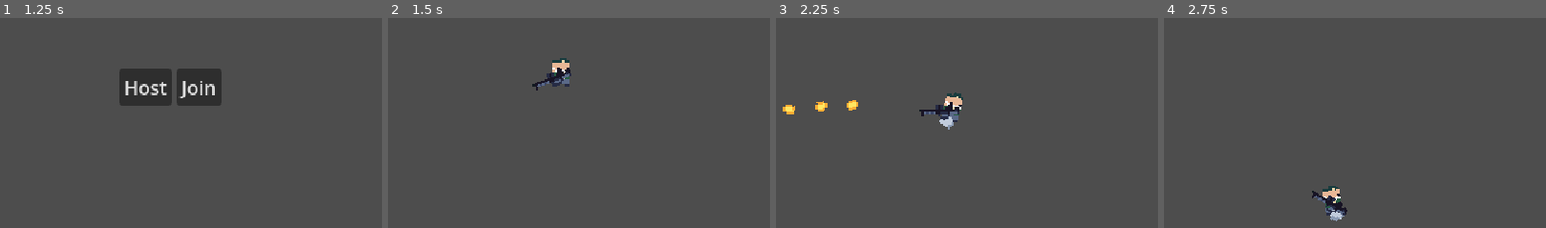
Above: before the commit, frames 1-4 (left to right).
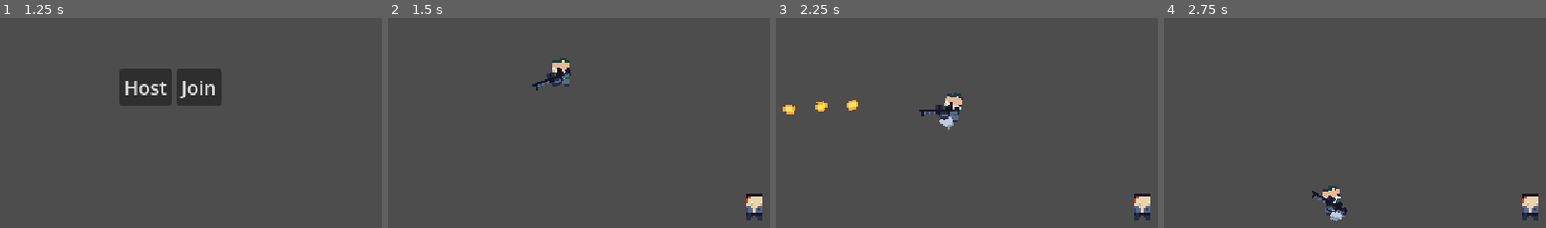
Above: after the commit, the same moments.

Repository: noahpete/zombies
Game: Godot game, scene res://scenes/ui/main_menu/main_menu.tscn
Two runs of this game, one before a commit and one after it. Both use one fixed random seed, a clock stepped at 60 frames per second and the inputs below.
Inputs (mouse positions are % of the whole screen's width and height, from its top left):
- Up to frame 1 (1.25 s): tap Enter at 0.5 s; move the mouse to (72, 46) at 0.52 s; press the mouse at (72, 46) at 0.53 s; hold D (right) from 0.53 s (still down)
- Up to frame 2 (1.5 s): release D (right) at 1.25 s; release the mouse at (72, 46) at 1.25 s; click "Host" at 1.25 s
- Up to frame 3 (2.25 s): tap Space at 2 s; move the mouse to (30, 56) at 2.02 s; hold S (down) from 2.03 s (still down); click (30, 56) at 2.1 s
- Up to frame 4 (2.75 s): keep holding S (down)
The pictures show only the part of the screen within x 28-78%, y 35-85%; the shares and areas given below are measured in that part.

Frame 1 is identical in both runs. In frame 2, 0.5% of the frame differs, in the area x 93-98%, y 83-97%; in frame 3, 0.5%; in frame 4, 0.5%.

Commit message:
Add walker, logging adjustment

Diff:
--- a/project.godot
+++ b/project.godot
@@ -55,6 +55,10 @@
 ]
 }
 
+[layer_names]
+
+2d_physics/layer_9="Bullet"
+
 [physics]
 
 3d/physics_engine="Jolt Physics"
--- a/scenes/entities/bullet/bullet.gd
+++ b/scenes/entities/bullet/bullet.gd
@@ -25,11 +25,10 @@
 	global_position += _direction * SPEED * delta
 
 
-func _on_life_timer_timeout() -> void:
-	_despawn()
-
-
-func _despawn() -> void:
+func despawn() -> void:
 	if not is_multiplayer_authority():
 		return
 	queue_free()
+
+func _on_life_timer_timeout() -> void:
+	despawn()
--- a/scenes/entities/bullet/bullet.tscn
+++ b/scenes/entities/bullet/bullet.tscn
@@ -14,6 +14,9 @@
 properties/2/spawn = true
 properties/2/replication_mode = 0
 
+[sub_resource type="CircleShape2D" id="CircleShape2D_wcut5"]
+radius = 4.0
+
 [node name="Bullet" type="Node2D" unique_id=1473477734]
 script = ExtResource("1_rbbaa")
 
@@ -25,5 +28,12 @@
 one_shot = true
 autostart = true
 
+[node name="Area2D" type="Area2D" parent="." unique_id=1667273499]
+collision_layer = 256
+collision_mask = 0
+
+[node name="CollisionShape2D" type="CollisionShape2D" parent="Area2D" unique_id=1401469841]
+shape = SubResource("CircleShape2D_wcut5")
+
 [node name="Sprite2D" type="Sprite2D" parent="." unique_id=945683645]
 texture = ExtResource("1_81e36")
--- /dev/null
+++ b/scenes/entities/walker/walker.gd
@@ -0,0 +1,19 @@
+class_name Walker
+extends CharacterBody2D
+
+@onready var area_2d: Area2D = $Area2D
+
+
+func _ready() -> void:
+	area_2d.area_entered.connect(_on_area_entered)
+
+
+func _on_area_entered(other_area: Area2D) -> void:
+	if other_area.owner is Bullet:
+		_resolve_bullet_hit(other_area.owner)
+
+
+func _resolve_bullet_hit(bullet: Bullet) -> void:
+	if not is_multiplayer_authority():
+		return
+	bullet.despawn()
--- a/scenes/entities/walker/walker.tscn
+++ b/scenes/entities/walker/walker.tscn
@@ -1,11 +1,24 @@
 [gd_scene format=3 uid="uid://cikajgwqagnfl"]
 
+[ext_resource type="Script" uid="uid://daqlgn80kub4n" path="res://scenes/entities/walker/walker.gd" id="1_kn7m8"]
 [ext_resource type="Texture2D" uid="uid://c26wkuquuoenj" path="res://assets/walker0.png" id="1_ltol3"]
+
+[sub_resource type="RectangleShape2D" id="RectangleShape2D_wcut5"]
+size = Vector2(7, 11)
 
 [sub_resource type="CircleShape2D" id="CircleShape2D_wcut5"]
 radius = 2.0
 
 [node name="Walker" type="CharacterBody2D" unique_id=1047330246]
+script = ExtResource("1_kn7m8")
+
+[node name="Area2D" type="Area2D" parent="." unique_id=1598652572]
+collision_layer = 0
+collision_mask = 256
+
+[node name="CollisionShape2D" type="CollisionShape2D" parent="Area2D" unique_id=2135628196]
+position = Vector2(0.5, -5.5)
+shape = SubResource("RectangleShape2D_wcut5")
 
 [node name="Sprite2D" type="Sprite2D" parent="." unique_id=211135651]
 texture = ExtResource("1_ltol3")
--- a/scenes/main/main.gd
+++ b/scenes/main/main.gd
@@ -6,7 +6,7 @@
 
 func _ready() -> void:
 	multiplayer_spawner.spawn_function = func(data: Dictionary) -> Node:
-		Util.print_with_id("Instantiating Player with id=%s via multiplayer_spawner.spawn_function" % Util.format_peer_id(data.peer_id), multiplayer)
+		Log.info("Instantiating Player with id=%s via multiplayer_spawner.spawn_function" % Log.format_peer_id(data.peer_id), multiplayer)
 		return Player.create(data.peer_id)
 	peer_ready.rpc_id(Constants.HOST_ID)
 
@@ -14,5 +14,5 @@
 @rpc("any_peer", "call_local")
 func peer_ready() -> void:
 	var sender_id: int = multiplayer.get_remote_sender_id()
-	Util.print_with_id("Invoking multiplayer_spawner.spawn from sender with id=%s" % Util.format_peer_id(sender_id), multiplayer)
+	Log.info("Invoking multiplayer_spawner.spawn from sender with id=%s" % Log.format_peer_id(sender_id), multiplayer)
 	multiplayer_spawner.spawn({ "peer_id": sender_id })
--- a/scenes/main/main.tscn
+++ b/scenes/main/main.tscn
@@ -1,6 +1,7 @@
 [gd_scene format=3 uid="uid://dmmubmixwr8u"]
 
 [ext_resource type="Script" uid="uid://b4d71vs70tny8" path="res://scenes/main/main.gd" id="1_iuonh"]
+[ext_resource type="PackedScene" uid="uid://cikajgwqagnfl" path="res://scenes/entities/walker/walker.tscn" id="2_iuonh"]
 
 [node name="Main" type="Node" unique_id=1753433228]
 script = ExtResource("1_iuonh")
@@ -11,3 +12,6 @@
 
 [node name="Camera2D" type="Camera2D" parent="." unique_id=526234008]
 zoom = Vector2(2, 2)
+
+[node name="Walker" parent="." unique_id=1047330246 instance=ExtResource("2_iuonh")]
+position = Vector2(81, 56)
--- a/scenes/ui/main_menu/main_menu.gd
+++ b/scenes/ui/main_menu/main_menu.gd
@@ -25,5 +25,5 @@
 
 
 func _on_connected_to_server() -> void:
-	Util.print_with_id("_on_connected_to_server, changing to main.tscn", multiplayer)
+	Log.info("_on_connected_to_server, changing to main.tscn", multiplayer)
 	get_tree().change_scene_to_packed(Constants.MAIN_SCENE)
--- /dev/null
+++ b/scripts/log.gd
@@ -0,0 +1,42 @@
+class_name Log
+
+enum LogLevel { ERROR, WARN, INFO, DEBUG }
+
+static var enabled: bool = true
+static var log_level: LogLevel = LogLevel.DEBUG
+
+
+static func error(msg: String, multiplayer_api: MultiplayerAPI) -> void:
+	if enabled and log_level >= LogLevel.ERROR:
+		print_rich("[color=red][ERROR] %s: %s[/color]" % \
+			[format_peer_id(multiplayer_api.get_unique_id()), get_timestamp(), msg])
+
+
+static func warn(msg: String, multiplayer_api: MultiplayerAPI) -> void:
+	if enabled and log_level >= LogLevel.WARN:
+		print_rich("[color=yellow][WARN] %s: %s[/color]" % \
+			[format_peer_id(multiplayer_api.get_unique_id()), get_timestamp(), msg])
+
+
+static func info(msg: String, multiplayer_api: MultiplayerAPI) -> void:
+	if enabled and log_level >= LogLevel.INFO:
+		print_rich("[color=white][%s][INFO] %s: %s[/color]" % \
+			[format_peer_id(multiplayer_api.get_unique_id()), get_timestamp(), msg])
+
+
+static func debug(msg: String, multiplayer_api: MultiplayerAPI) -> void:
+	if enabled and log_level >= LogLevel.DEBUG:
+		print_rich("[color=gray][%s][DEBUG] %s: %s[/color]" % \
+			[format_peer_id(multiplayer_api.get_unique_id()), get_timestamp(), msg])
+
+
+static func format_peer_id(peer_id: int) -> String:
+	return "HOST" if peer_id == Constants.HOST_ID else "%04d" % (peer_id % 10000)
+
+
+static func get_timestamp() -> String:
+	var tick: int = Time.get_ticks_msec()
+	var ms: String = str(tick).erase(str(tick).length() - 1, 1)
+	var timestamp: String = str(int(tick/60000.0)).pad_zeros(2) + ":" + \
+		str(int(tick/1000.0)).pad_zeros(2) + "." + ms + "\t"
+	return timestamp
--- a/scripts/util.gd
+++ b/scripts/util.gd
@@ -1,9 +1 @@
 class_name Util
-
-
-static func format_peer_id(peer_id: int) -> String:
-	return "HOST" if peer_id == Constants.HOST_ID else "%04d" % (peer_id % 10000)
-
-
-static func print_with_id(message: String, multiplayer_api: MultiplayerAPI) -> void:
-	print("[%s] %s" % [format_peer_id(multiplayer_api.get_unique_id()), message])
Not shown, added: scenes/entities/walker/walker.gd.uid
Not shown, added: scripts/log.gd.uid
